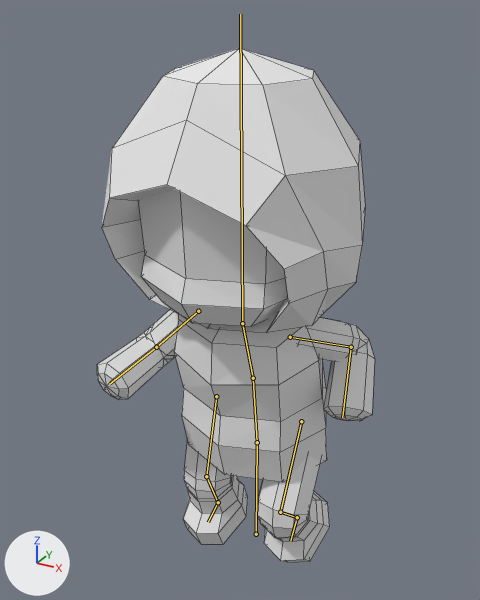
The Blender file Game.Ghost/ModelBuilder/Player/survivor/bobo/player-bobo.blend, before and after one commit.
Before and after are seen from a camera (50 mm lens) standing at (3.23, -6.34, 6.54) and looking at (-0.19, -0.12, 3.43). The lights are fixed; the arrows at lower left show +X, +Y and +Z. Both versions are drawn at frame 3 of the action 'CameraAction'; the numbers are the values there. The bones that bend it are drawn over the model as lines. Mesh edges are drawn as thin lines.
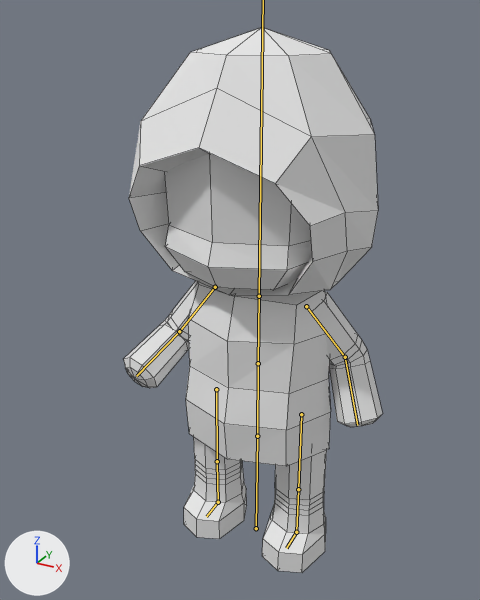
Where the change shows, as pixel boxes (x1, y1, x2, y2) in the pictures (480 x 600 px):
'Cube', posed (7% narrower, 6% taller): before (97, 48, 375, 562); after (124, 27, 383, 573)
bone 'Base', root to tip: before (256, 534) to (257, 442); after (256, 528) to (257, 436)
bone 'Body_02', root to tip: before (257, 442) to (253, 378); after (257, 436) to (258, 363)
bone 'Body_01', root to tip: before (253, 378) to (242, 323); after (258, 363) to (259, 296)

What the commit changed:
Bone 'Base' (bone_base) moves from (0.0, -0.1, 0.0) to (0.0, 0.0, 0.0).
Bone 'Body_02' (bone_body_02) moves from (0.03, 0.04, 0.26) to (0.0, 0.0, 0.0).
Bone 'Body_02' (bone_body_02) turns from (9, -2, -1) to (0, 0, 0) degrees about its own x, y and z.
Bone 'Body_01' (bone_body_01) moves from (-0.06, 0.01, 0.04) to (0.0, 0.0, 0.0).
Bone 'Body_01' (bone_body_01) turns from (9, 0, 0) to (0, 0, 0) degrees about its own x, y and z.
Bone 'Head' (bone_head) turns from (-15, 0, 0) to (0, 0, 0) degrees about its own x, y and z.
Bone 'Arm_IK.L' (bone_arm_ik_l) moves from (-0.93, -0.44, -1.01) to (-0.89, 0.0, -1.35).
Bone 'Leg_IK.L' (bone_leg_ik_l) moves from (0.0, 0.0, 0.25) to (0.0, 0.0, 0.0).
Bone 'Leg_IK.L' (bone_leg_ik_l) turns from (12, 0, 0) to (0, 0, 0) degrees about its own x, y and z.
Bone 'Arm_IK.R' (bone_arm_ik_r) moves from (0.95, -1.3, -0.85) to (1.01, -0.88, -0.95).
